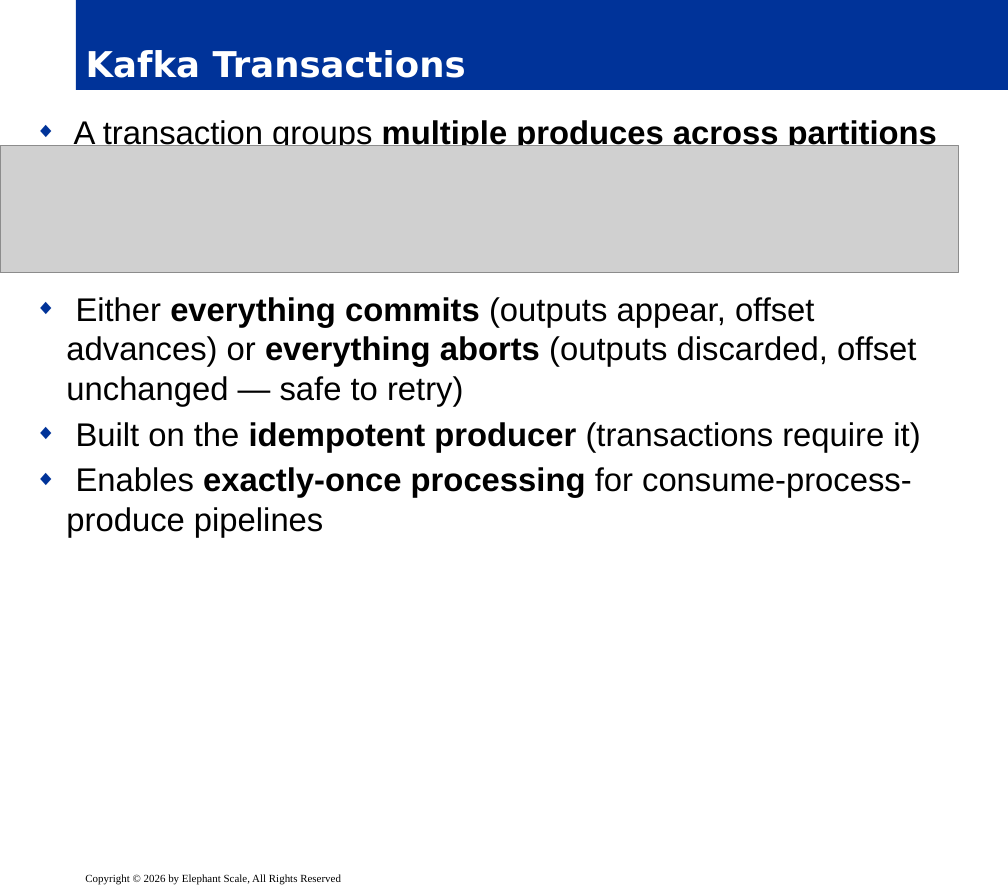
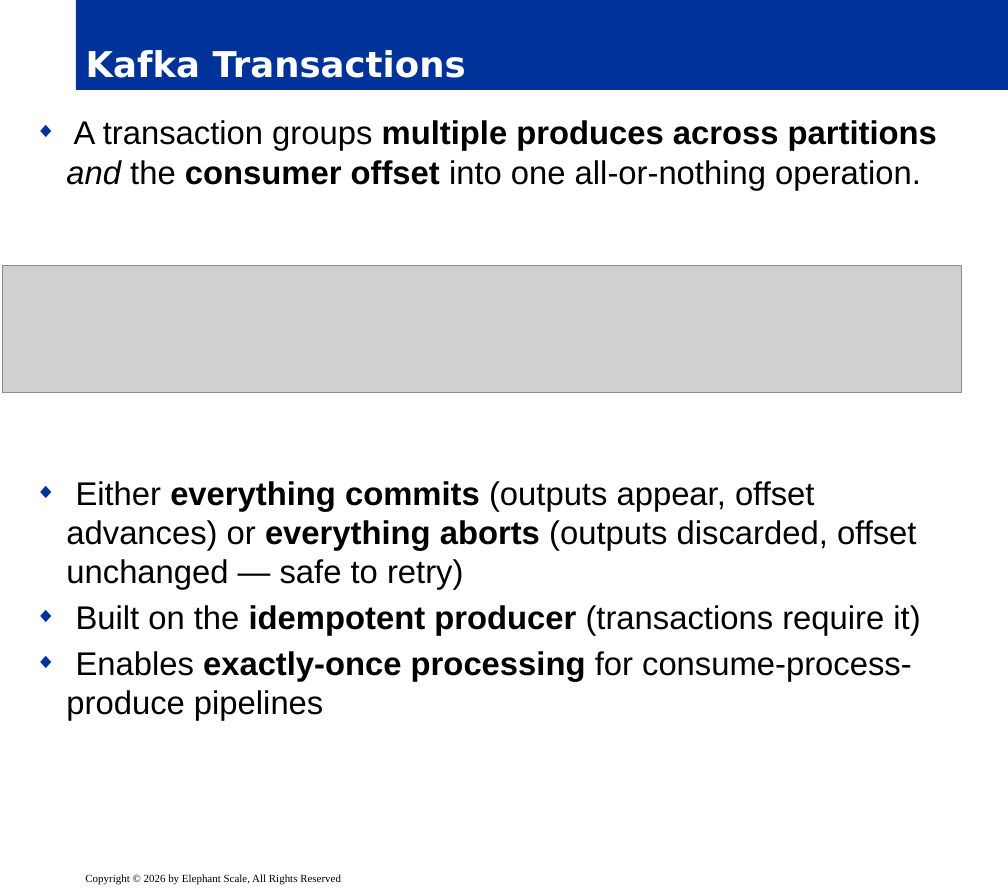
Before and after one commit to elephantscale/Apache-Kafka-for-Developers, a slide deck: slide 6 of slides/release/07__inter-3-delivery-transactions.pptx. Drawn at 1008x892 pixels with LibreOffice and Linux fonts; fonts in the diff are those of the drawing; grey boxes stand for pictures; background and template pictures are left out. Boxes give left, top, right and bottom in pixels: in the first picture for what was removed or moved away, otherwise in the second. Text is boxed around its words. In the diff, an @@ line names an element or a change of style, - is before the commit and + after.

```diff
--- a/slides/release/07__inter-3-delivery-transactions.pptx
+++ b/slides/release/07__inter-3-delivery-transactions.pptx
@@ text "A transaction groups multiple produces ..." rewrapped from [66, 118, 937, 538] to [66, 120, 937, 721] @@
@@ picture: place and size @@
-picture at [0, 146, 959, 272]
+picture at [2, 266, 961, 392]
```
Also in this commit, not shown: 7 other slides changed.
